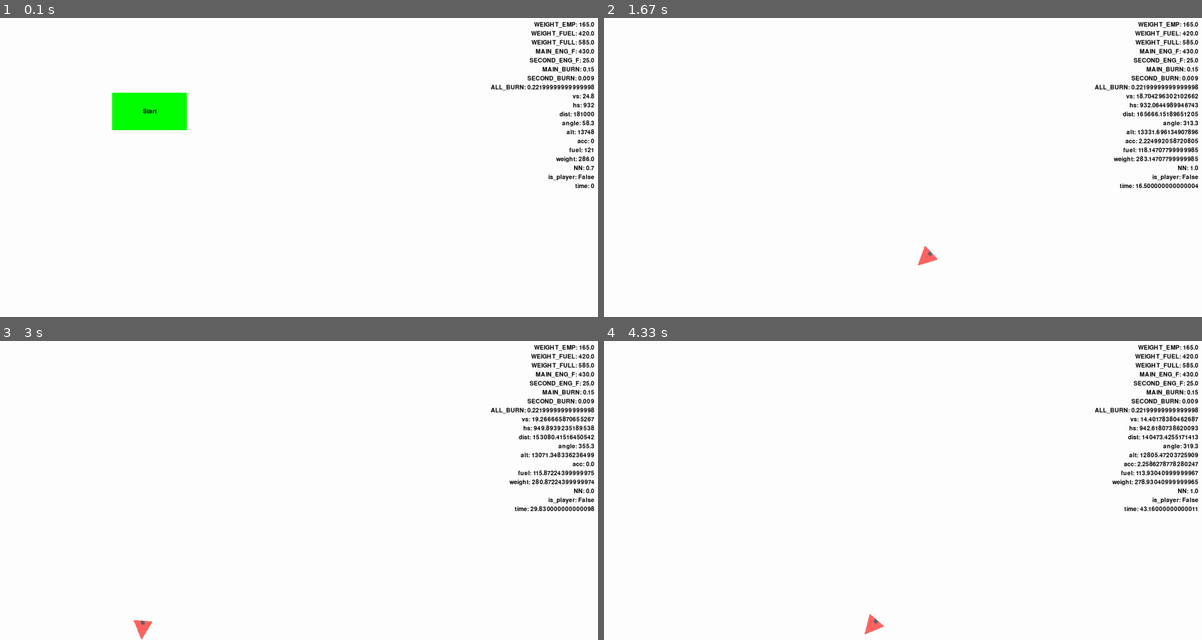
Above: before the commit, frames 1-4 (two rows, left to right).
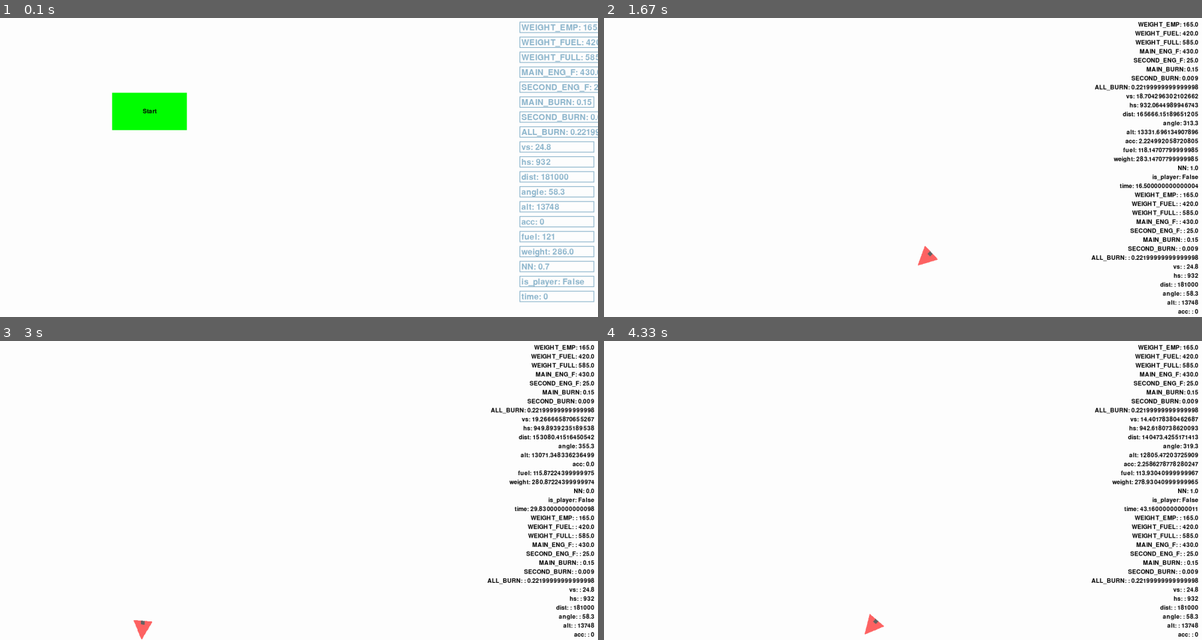
Above: after the commit, the same moments.

Repository: Teklar223/IntroNewSpace-Ex2
Game: pygame game, started from Main.py
The game is run twice, just before and just after one commit, with the same random seed, the same clock (stepped at 60 frames per second) and the same inputs.
Inputs (mouse positions are in pixels of both pictures, inside the frame that each line leads up to):
- Up to frame 1 (0.1 s): no input
- Up to frame 2 (1.67 s): click "Start" at 0.38 s; hold Right 0.67-1.13 s; move the mouse to (759, 155) at 0.7 s; hold Up 1.22-1.52 s; hold Right from 1.55 s (still down)
- Up to frame 3 (3 s): release Right at 2.02 s; hold Left 2.05-2.58 s; hold Down 2.62-2.92 s; hold Left from 2.95 s (still down)
- Up to frame 4 (4.33 s): release Left at 3.35 s; hold Up 3.38-3.75 s; hold Right from 3.78 s (still down)

The runs differ from the first frame. In frame 1, 5.0% of the frame differs, in the area x 82-100%, y 1-96%; in frame 2, 1.3%; in frame 3, 1.3%; in frame 4, 1.3%.

Commit message:
basic editable input for config (doesnt update yet)

Diff:
--- a/SpaceGame.py
+++ b/SpaceGame.py
@@ -4,7 +4,7 @@
 from Configuration import Configuration
 from Spaceship import Spaceship
 from Engine import Engine
-from Util import topg # to pygame (co-ordinates)
+from Util import InputBox,topg # to pygame (co-ordinates)
 from Constants import *
 
 # wasd Constants
@@ -37,13 +37,20 @@
         self.startMenu()
 
     def startMenu(self):
-        '''
-            TODO:
-            1. configuration (editable)
-            2. start 1-player game button (which starts game with config.is_player = True)
-            3. start simulation button (we can try to simuulate bereshits landing statically, or using a method/similar)
-        '''
-        config = Configuration()  # kwargs = None <--> default config.
+        config = Configuration()  # Create a new configuration object
+        input_boxes = []  # List to store the input boxes
+
+        # Create input boxes for each configuration variable
+        y_offset = 10
+        for key, value in config.__dict__.items():
+            # TODO: render only the values we care about
+            # TODO: update the config after a value is set
+            permatxt = f"{key}: "
+            x = self.screen.get_width() - 210
+            input_box = InputBox(x, y_offset, 200, 30, text=str(value), permatext=permatxt)
+            input_boxes.append(input_box)
+            y_offset += 40
+
         start_button_rect = pygame.Rect(300, 200, 200, 100)  # Rect for the start button
         running = True
 
@@ -52,11 +59,11 @@
                 if event.type == QUIT:
                     pygame.quit()
                     return
-                if event.type == MOUSEBUTTONDOWN and event.button == 1:
-                    if start_button_rect.collidepoint(event.pos):
-                        self.startGame(config)
 
-            # Clear the screen
+                # Handle events for the input boxes
+                for input_box in input_boxes:
+                    input_box.handle_event(event)
+
             self.screen.fill((255, 255, 255))
 
             # Draw the start button
@@ -66,13 +73,23 @@
             self.screen.blit(start_button_text, start_button_text_rect)
 
             # Render and blit configuration values
-            self.render_config_values(config)
+            for input_box in input_boxes:
+                input_box.update()
+                input_box.draw(self.screen)
 
             pygame.display.flip()
 
+            # Check if the start button is clicked
+            if pygame.mouse.get_pressed()[0] and start_button_rect.collidepoint(pygame.mouse.get_pos()):
+                # Update the configuration variables
+                for input_box in input_boxes:
+                    setattr(config, input_box.permatext, input_box.text)
+                self.startGame(config)
+                running = False
+
+
     def render_config_values(self, config):
         # TODO: render only the values we care about
-        # TODO: make editable
         y_offset = 10
         for key, value in config.__dict__.items():
             text = f"{key}: {value}"
@@ -89,6 +106,9 @@
             self.screen.blit(text_surface, text_surface.get_rect())
 
     def startGame(self, config):
+        # Clear the screen
+        self.screen.fill((255, 255, 255))
+
         x,y = topg(self.screen.get_width()/2, 0.9 * self.screen.get_height(), self.screen.get_height())
         self.ship = Spaceship(config,init_x = x, init_y = y)
         self.engine = Engine(config)
